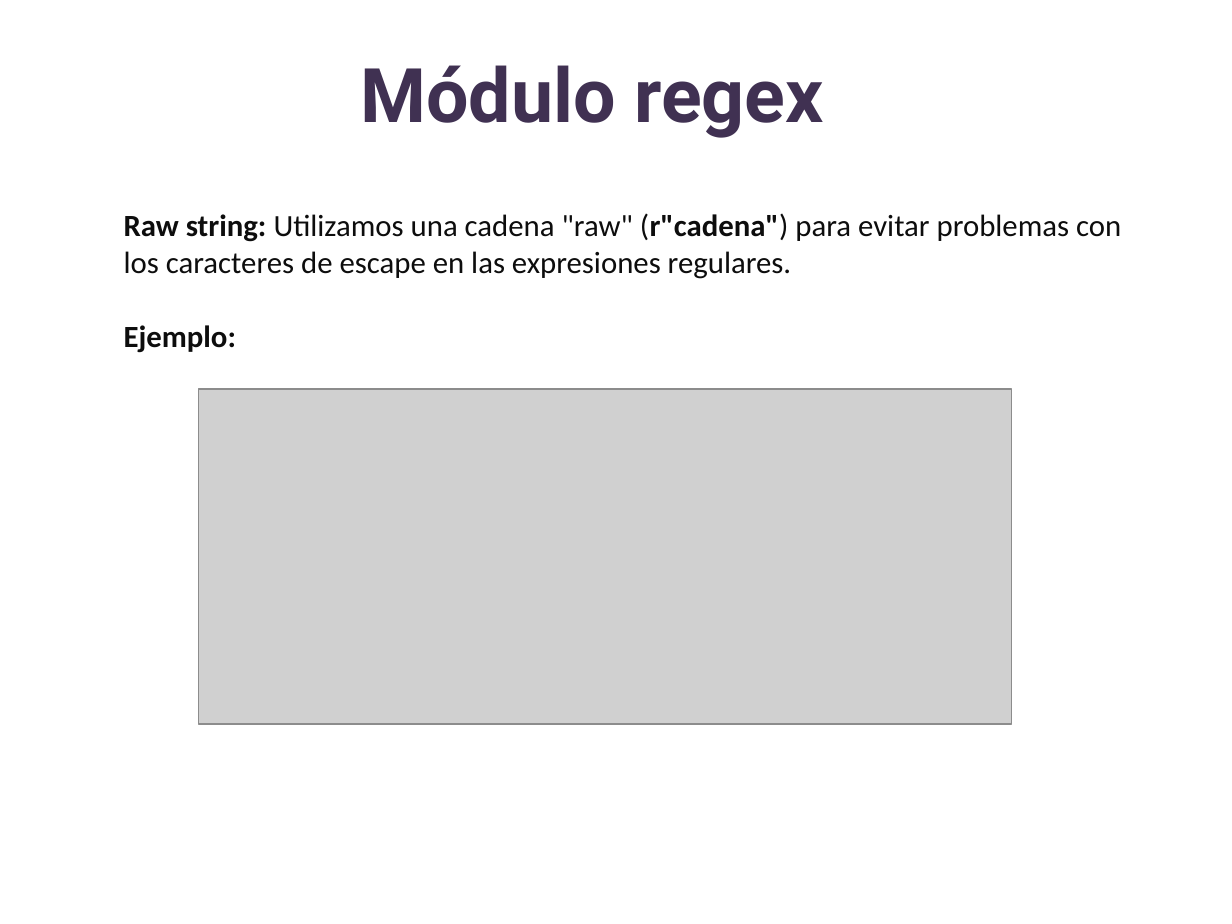
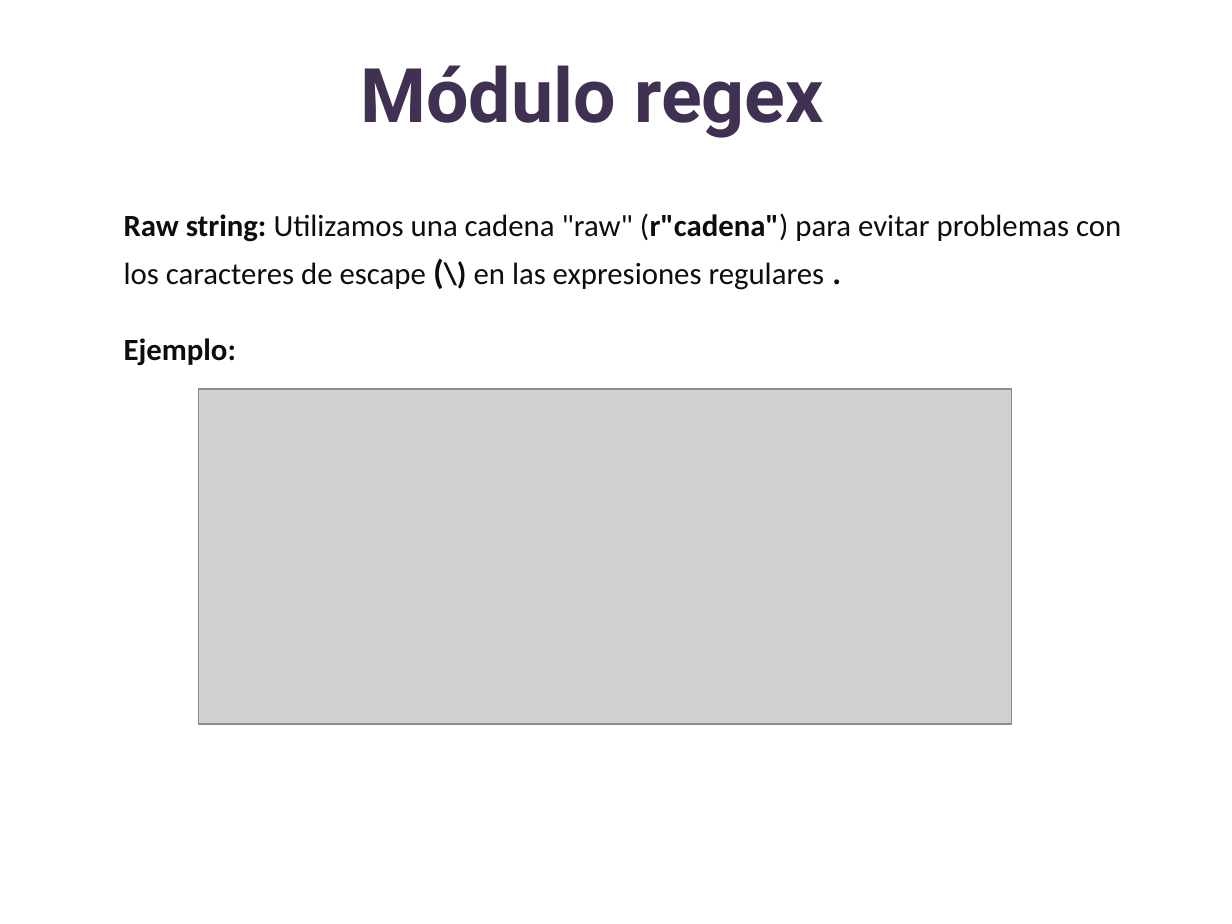
Before and after one commit to lizetheP/Analitica, a slide deck: slide 49 of Calendario2026/presentaciones/18_Expresiones_regulares.pptx (slide 50 before the commit). Drawn at 1232x924 pixels with LibreOffice and Linux fonts; fonts in the diff are those of the drawing; grey boxes stand for pictures. Boxes give left, top, right and bottom in pixels: in the first picture for what was removed or moved away, otherwise in the second. Text is boxed around its words. In the diff, an @@ line names an element or a change of style, - is before the commit and + after.

```diff
--- a/Calendario2026/presentaciones/18_Expresiones_regulares.pptx
+++ b/Calendario2026/presentaciones/18_Expresiones_regulares.pptx
@@ text at box(124, 213, 1121, 290): text changed @@
-Raw string: Utilizamos una cadena "raw" (r"cadena") para evitar problemas con los caracteres de escape en las expresiones regulares.
+Raw string: Utilizamos una cadena "raw" (r"cadena") para evitar problemas con los caracteres de escape (\) en las expresiones regulares .
```
Also in this commit, not shown: 4 other slides changed, 1 slide removed, 3 other files.
